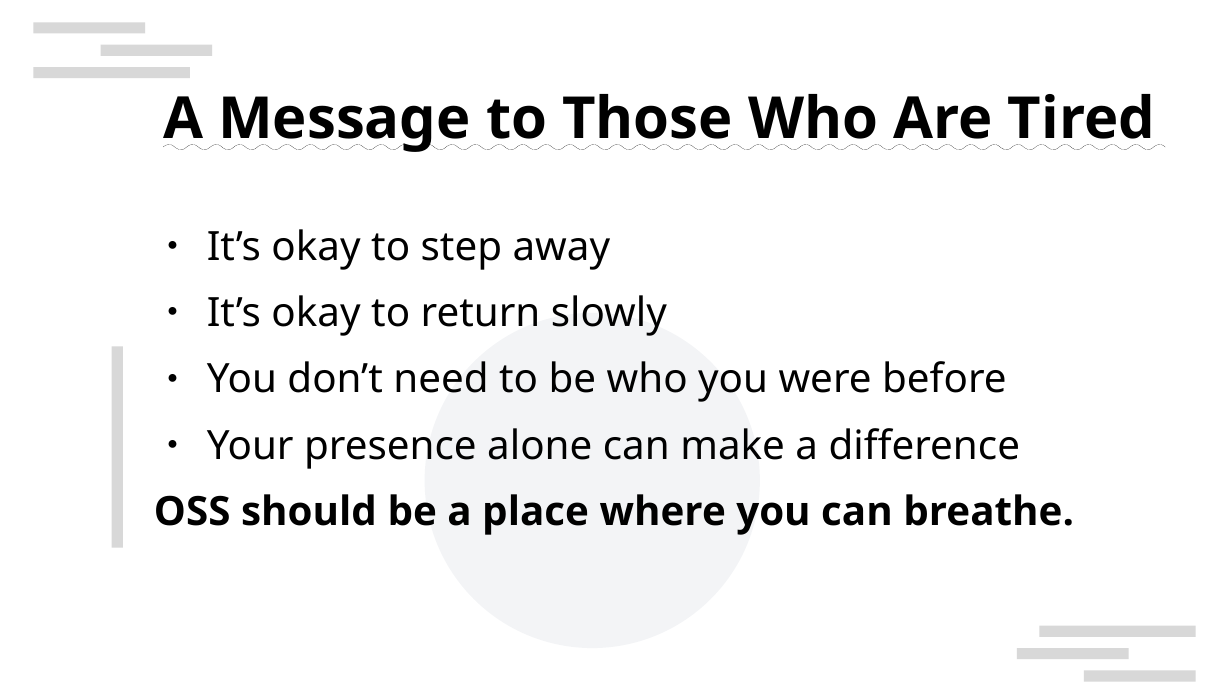
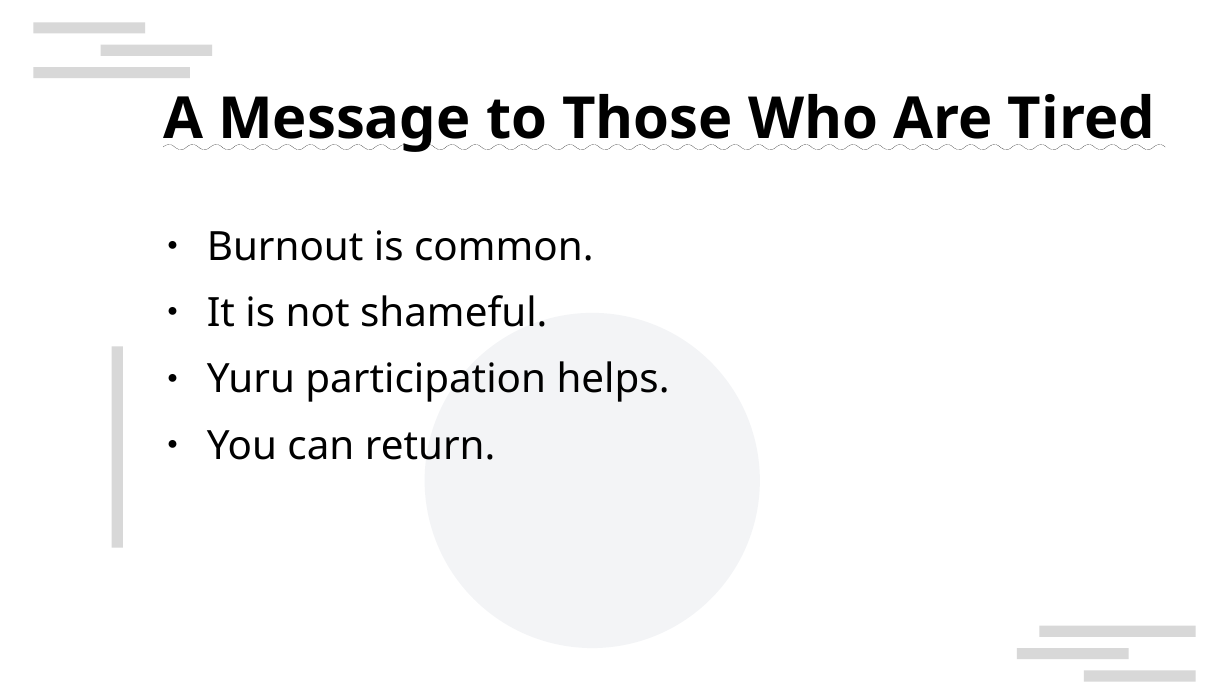
Before and after one commit to naruoga/presentations, a slide deck: slide 11 of FOSSASIA2026-yuru-participation.odp (slide 10 before the commit). Drawn at 1232x693 pixels with LibreOffice and Linux fonts; fonts in the diff are those of the drawing; background and template pictures are left out. Boxes give left, top, right and bottom in pixels: in the first picture for what was removed or moved away, otherwise in the second. Text is boxed around its words. In the diff, an @@ line names an element or a change of style, - is before the commit and + after.

```diff
--- a/FOSSASIA2026-yuru-participation.odp
+++ b/FOSSASIA2026-yuru-participation.odp
@@ text at [207,230,670,460]: text changed @@
-● It’s okay to step away
-● It’s okay to return slowly
-● You don’t need to be who you were before
-● Your presence alone can make a difference
-OSS should be a place where you can breathe.
+● Burnout is common.
+● It is not shameful.
+● Yuru participation helps.
+● You can return.
```
Also in this commit, not shown: 9 other slides changed, 1 slide added.
